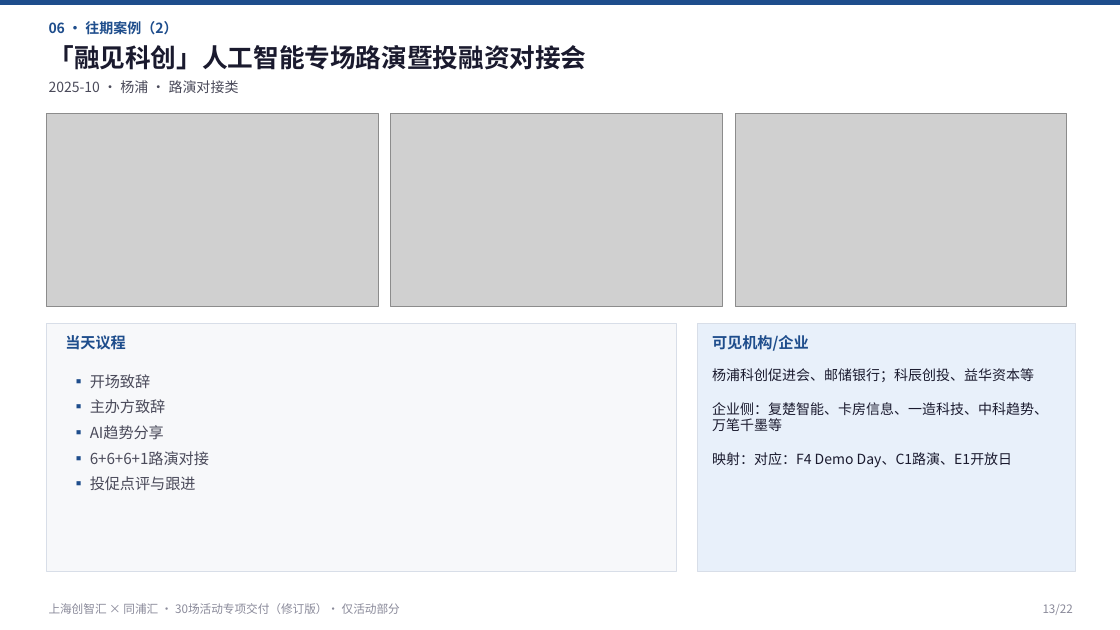
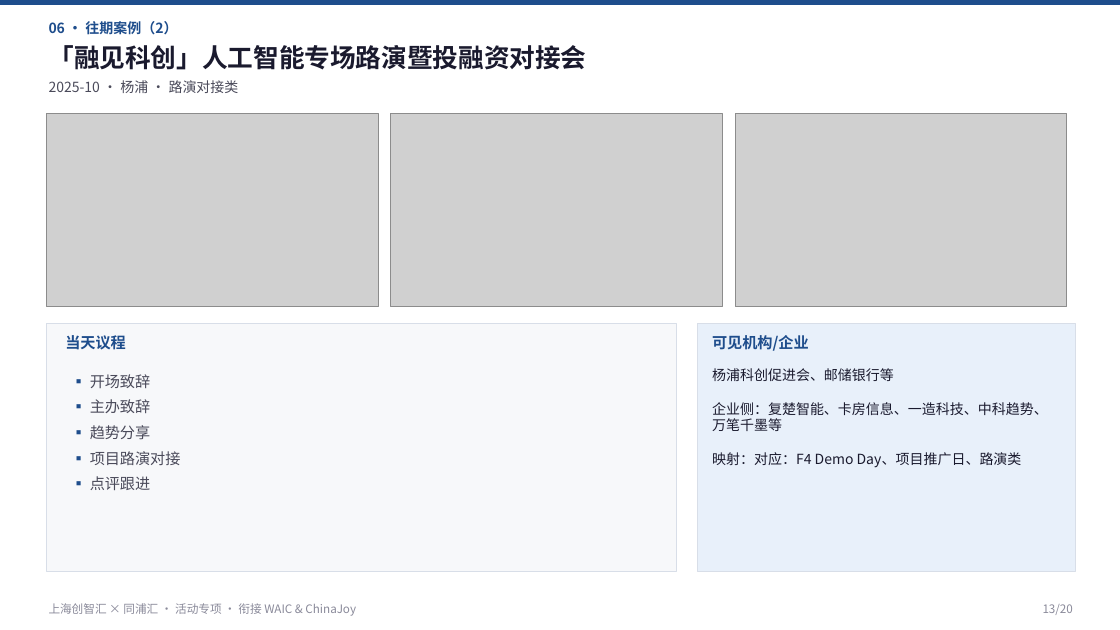
Before and after one commit to hujigang2010-maker/AIDEN, a slide deck: slide 13 of proposal/chuangzhihui-30-events-activity-only-rev.pptx. Drawn at 1120x630 pixels with LibreOffice and Linux fonts; fonts in the diff are those of the drawing; grey boxes stand for pictures. Boxes give left, top, right and bottom in pixels: in the first picture for what was removed or moved away, otherwise in the second. Text is boxed around its words. In the diff, an @@ line names an element or a change of style, - is before the commit and + after.

```diff
--- a/proposal/chuangzhihui-30-events-activity-only-rev.pptx
+++ b/proposal/chuangzhihui-30-events-activity-only-rev.pptx
@@ text at bbox=[712, 368, 1048, 468]: text changed @@
-杨浦科创促进会、邮储银行；科辰创投、益华资本等
-企业侧：复楚智能、卡房信息、一造科技、中科趋势、万笔千墨等
-映射：对应：F4 Demo Day、C1路演、E1开放日
+杨浦科创促进会、邮储银行等
+企业侧：复楚智能、卡房信息、一造科技、中科趋势、万笔千墨等
+映射：对应：F4 Demo Day、项目推广日、路演类
@@ text at bbox=[90, 399, 181, 490]: text changed @@
-▪ 主办方致辞
-▪ AI趋势分享
-▪ 6+6+6+1路演对接
-▪ 投促点评与跟进
+▪ 主办致辞
+▪ 趋势分享
+▪ 项目路演对接
+▪ 点评跟进
@@ text at bbox=[49, 603, 356, 616]: text changed @@
-上海创智汇 × 同浦汇 · 30场活动专项交付（修订版）· 仅活动部分
+上海创智汇 × 同浦汇 · 活动专项 · 衔接 WAIC & ChinaJoy
@@ text at bbox=[1043, 604, 1073, 615]: text changed @@
-13/22
+13/20
```
Also in this commit, not shown: 9 other slides changed, 10 slides added, 12 slides removed, 8 other files.
